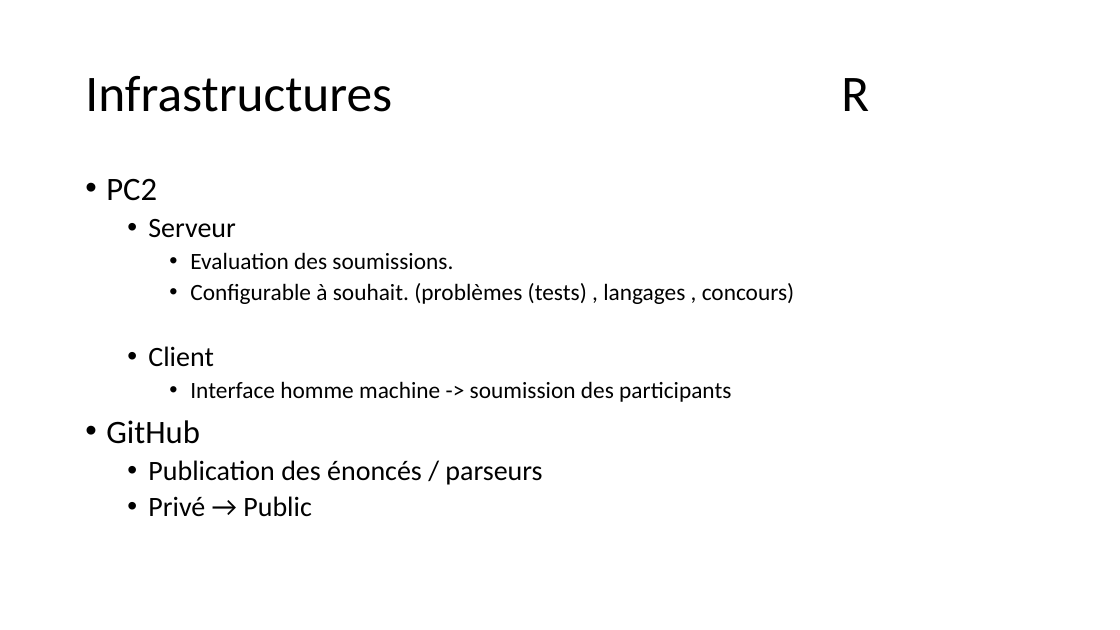
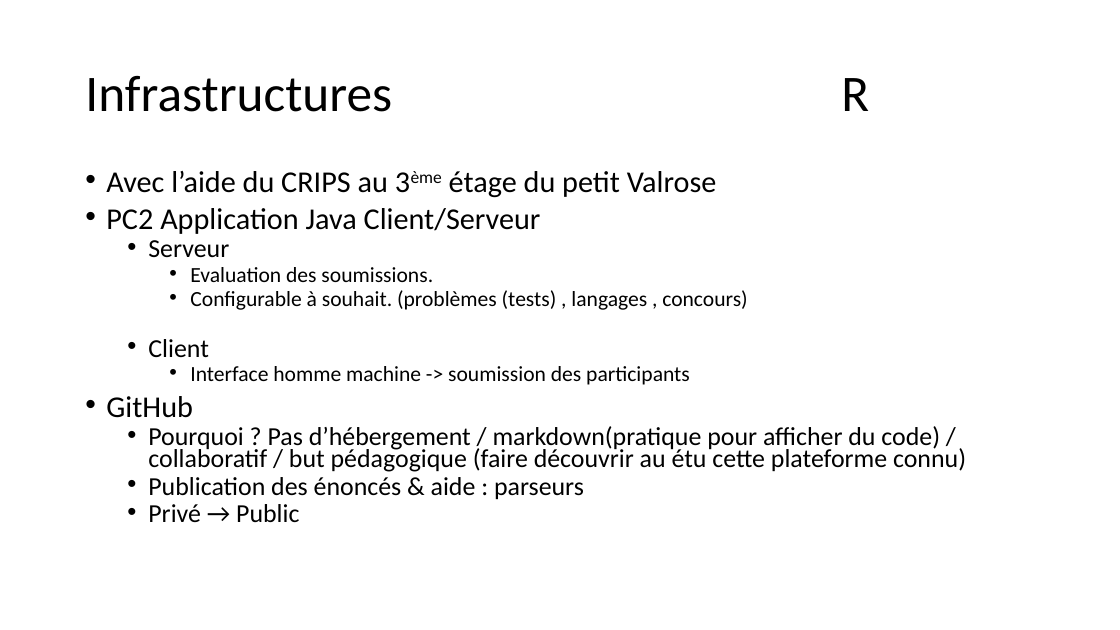
Before and after one commit to GRnice/ConcoursJuin, a slide deck: slide 7 of rapport/presentation.pptx (slide 6 before the commit). Drawn at 1120x630 pixels with LibreOffice and Linux fonts; fonts in the diff are those of the drawing. Boxes give left, top, right and bottom in pixels: in the first picture for what was removed or moved away, otherwise in the second. Text is boxed around its words. In the diff, an @@ line names an element or a change of style, - is before the commit and + after.

Commit message:
prez avec modif

```diff
--- a/rapport/presentation.pptx
+++ b/rapport/presentation.pptx
@@ text at [106,171,717,234]: text changed; size 28 to 25.9 pt @@
-• PC2
+• Avec l’aide du CRIPS au 3ème étage du petit Valrose
+• PC2 Application Java Client/Serveur
@@ text at [106,240,747,522]: size 24 to 22.2 pt in "Serveur", "Client", "Privé → Public"; size 20 to 18.5 pt in "Evaluation des soumissions.", "Configurable à souhait. (problèmes (tests) , langages ...", "Interface homme machine -> soumission des participants"; size 28 to 25.9 pt in "GitHub"; line spacing 0.9 to 0.7 @@
@@ text at [148,426,966,500]: text changed; size 24 to 22.2 pt @@
-  • Publication des énoncés / parseurs
+  • Pourquoi ? Pas d’hébergement / markdown(pratique pour afficher du code) / collaboratif / but pédagogique (faire découvrir au étu cette plateforme connu)
+  • Publication des énoncés & aide : parseurs
```
Also in this commit, not shown: 9 other slides changed, 3 slides added, 2 slides removed.
